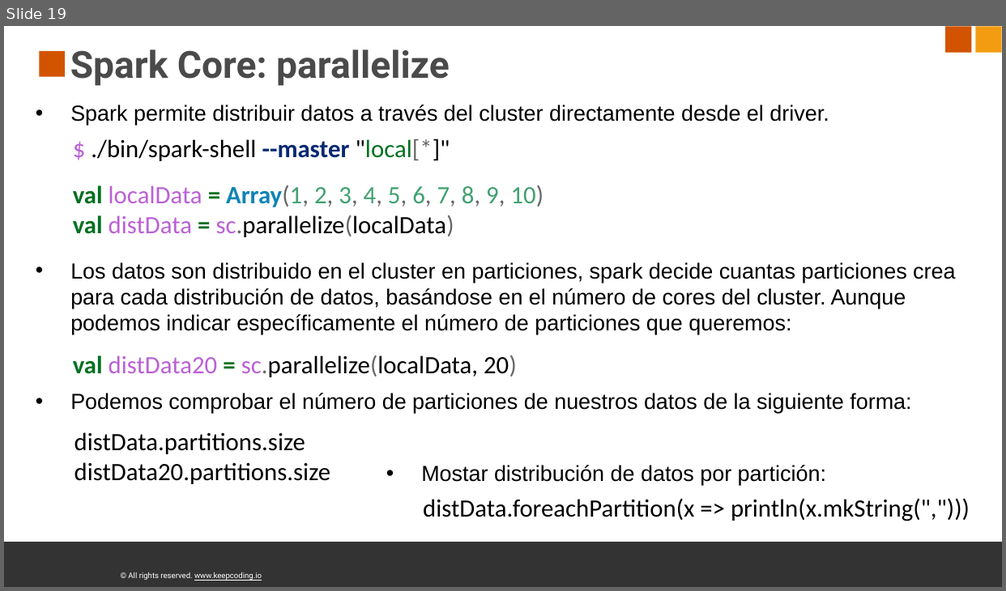
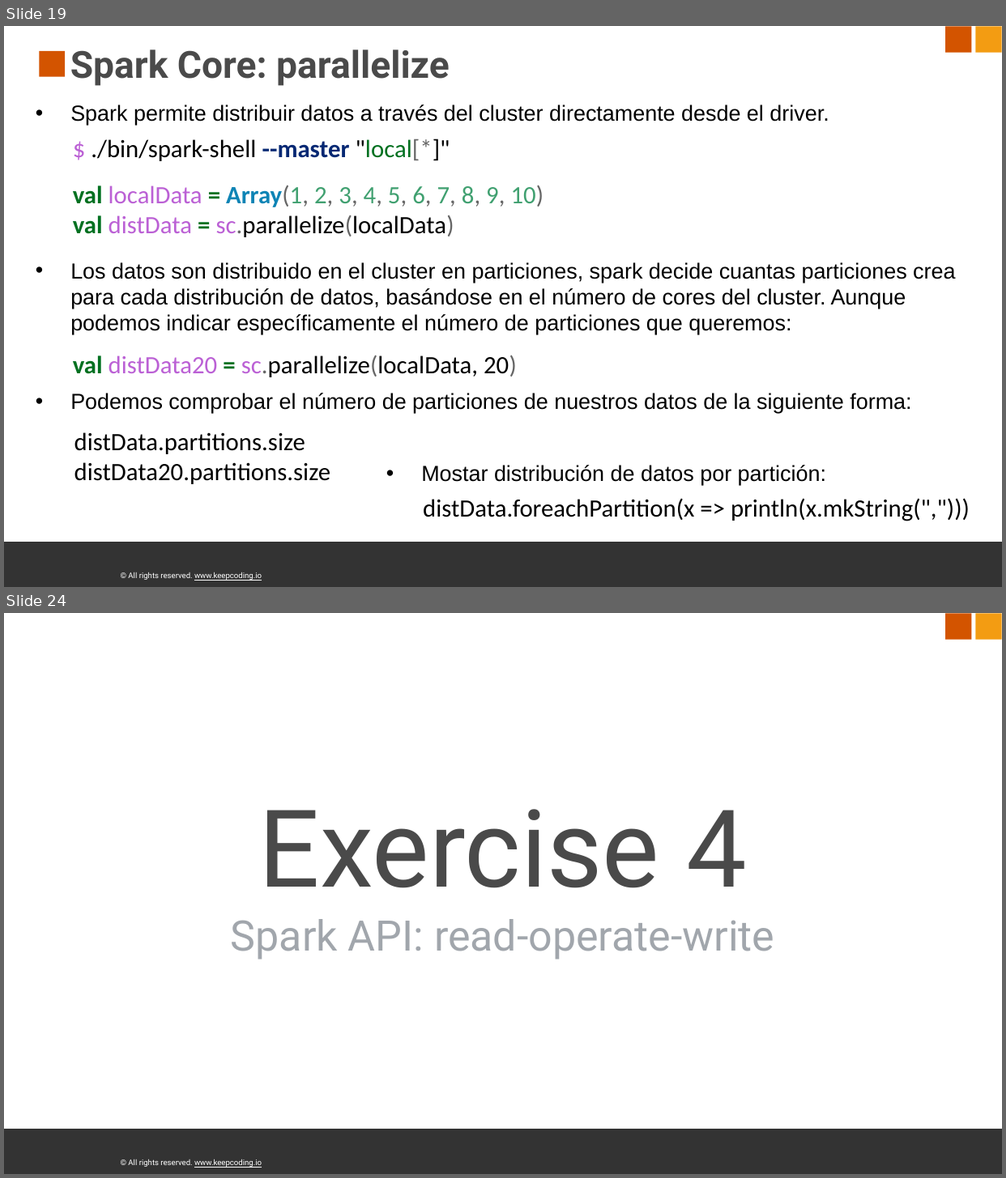
Before and after one commit to frisinacho/big-data-processing-spark-y-scala, a slide deck: sources/spark_core.pptx. Shown one above the other, each under a label of ours: slide 19 before the commit, slides 19 and 24 after it; the slides between them are not shown. The pictures are 1006x591 and 1006x1178 pixels, drawn with LibreOffice and Linux fonts; fonts in the diff are those of the drawing; background and template pictures are left out. Boxes give left, top, right and bottom in pixels: in the first picture for what was removed or moved away, otherwise in the second. Text is boxed around its words. In the diff, an @@ line names an element or a change of style, - is before the commit and + after.

Commit message:
exercise01

```diff
--- a/sources/spark_core.pptx
+++ b/sources/spark_core.pptx
@@ slide 24 added at box(4, 613, 1002, 1174), background #FFFFFF; not listed: 4 template elements that a slide beside it also shows @@
@@ title added at box(231, 809, 774, 960), 54 pt, text #A1A6AC @@
+Exercise 4
+Spark API: read-operate-write
```
Also in this commit, not shown: 1 slide changed, 6 other slides added, 7 other files.
